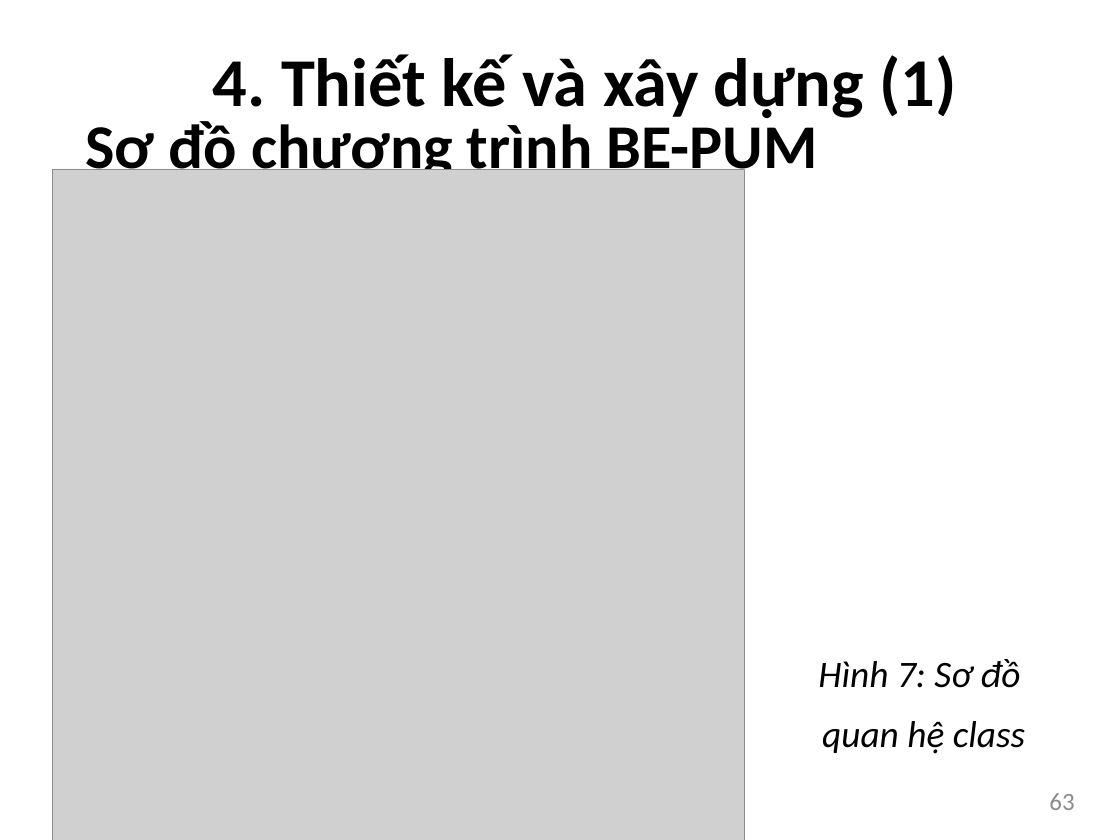
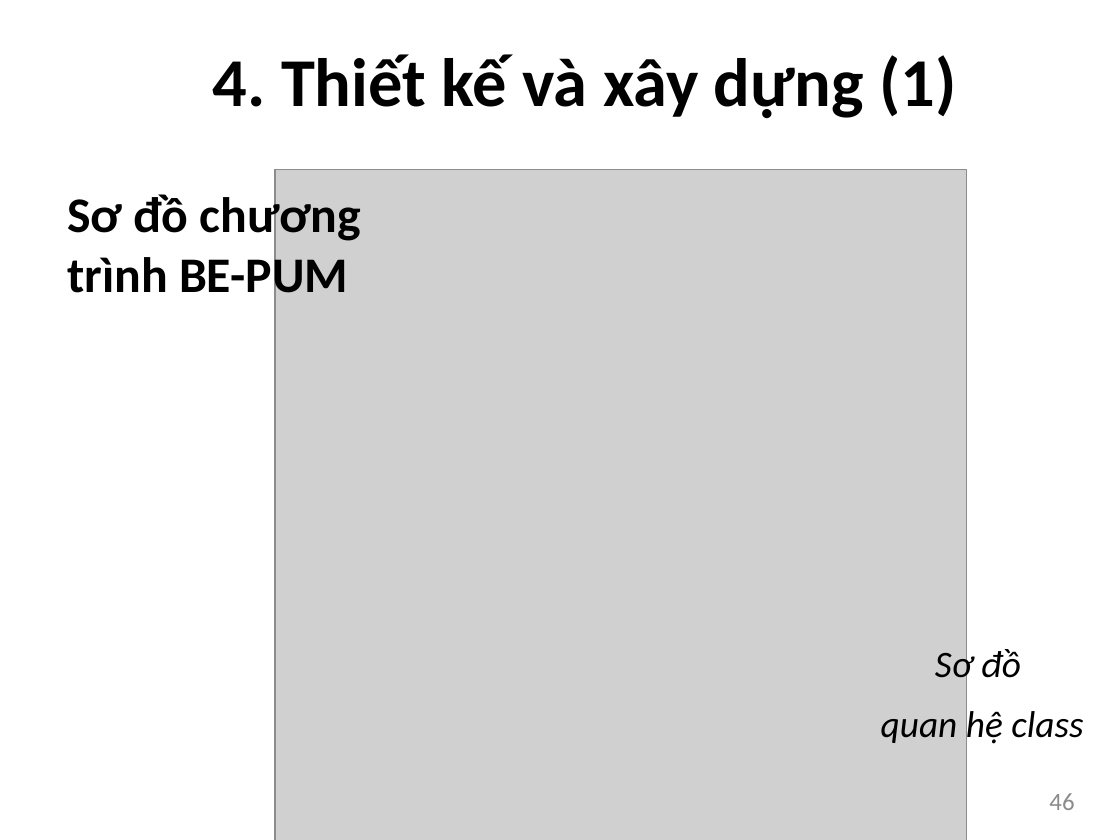
Before and after one commit to bntam/LVTN, a slide deck: slide 46 of Slide/Slide.pptx (slide 63 before the commit). Drawn at 1120x840 pixels with LibreOffice and Linux fonts; fonts in the diff are those of the drawing; grey boxes stand for pictures. Boxes give left, top, right and bottom in pixels: in the first picture for what was removed or moved away, otherwise in the second. Text is boxed around its words. In the diff, an @@ line names an element or a change of style, - is before the commit and + after.

```diff
--- a/Slide/Slide.pptx
+++ b/Slide/Slide.pptx
@@ text "Sơ đồ chương trình BE-PUM": place and size @@
-text "Sơ đồ chương trình BE-PUM" at (86, 116, 818, 183)
+text "Sơ đồ chương trình BE-PUM" at (67, 191, 361, 304)
@@ text "Sơ đồ chương trình BE-PUM" at (67, 191, 361, 304): size 40 to 32 pt @@
@@ picture: place and size @@
-picture at (53, 170, 745, 840)
+picture at (276, 170, 968, 840)
@@ text "Sơ đồ": place and size @@
-text "Sơ đồ" at (818, 659, 1025, 754)
+text "Sơ đồ" at (881, 646, 1083, 747)
@@ text at (935, 646, 1021, 687): text changed @@
-Hình 7: Sơ đồ
+Sơ đồ
@@ page number at (1049, 793, 1074, 810): text changed @@
-63
+46
```
Also in this commit, not shown: 53 other slides changed, 7 slides added, 34 slides removed.
